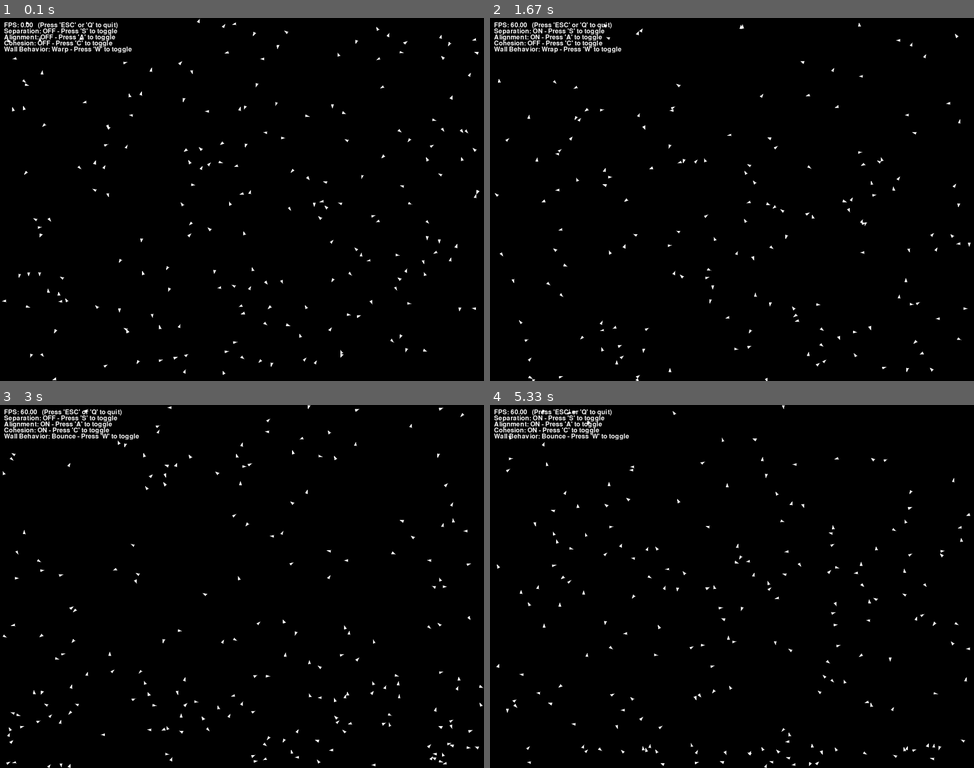
Above: before the commit, frames 1-4 (two rows, left to right).
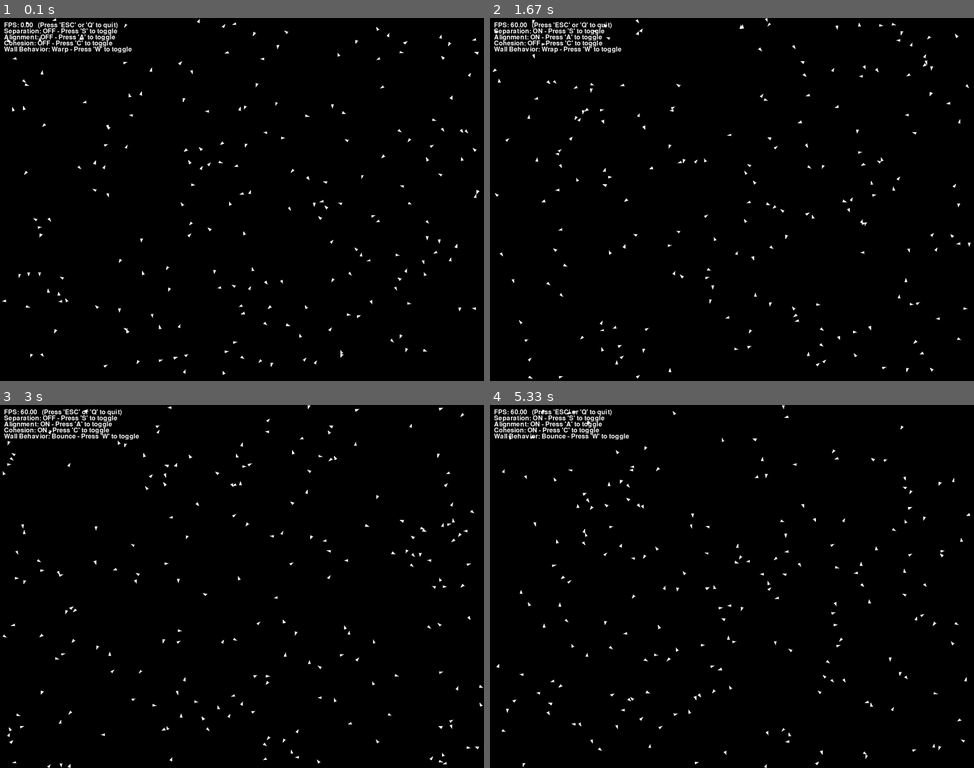
Above: after the commit, the same moments.

Repository: Meaow-09/lab8-pygame
Game: pygame game, started from boids_exam.py
The game is run twice, just before and just after one commit, with the same random seed, the same clock (stepped at 60 frames per second) and the same inputs.
Inputs:
- Up to frame 1 (0.1 s): no input
- Up to frame 2 (1.67 s): hold W 0.33-0.8 s; hold A 0.83-1.37 s; hold S from 1.4 s (still down)
- Up to frame 3 (3 s): release S at 1.7 s; hold A 1.73-2.13 s; tap C at 1.88 s; hold W 2.17-2.53 s; hold S 2.57-2.93 s; hold A from 2.97 s (still down)
- Up to frame 4 (5.33 s): tap C at 3.12, 4.52 s; release A at 3.43 s; hold W 3.47-3.77 s; hold A 3.8-4.33 s; hold S 4.37-4.67 s; hold A 4.7-5.1 s; hold W from 5.13 s (still down)

The runs differ from the first frame. In frame 1, less than 0.1% of the frame differs, in the area x 10-27%, y 0-100%; in frame 2, 0.2%; in frame 3, 0.4%; in frame 4, 0.6%, in the area x 1-100%, y 2-100%.

Commit message:
exam: q12 - boids: separation

Diff:
--- a/boids_exam.py
+++ b/boids_exam.py
@@ -3,6 +3,10 @@
 import math
 from typing import List, Tuple
 
+from scipy.spatial import distance
+
+from main import HEIGHT
+
 
 class Config:
     WIDTH: int = 1200
@@ -21,7 +25,7 @@
     # Separation is the behavior where boids steer away from nearby boids to avoid crowding
     SEPARATION_ON: bool = False  # Toggle separation behavior on/off
     SEPARATION_DISTANCE: int = BOID_SIZE * 15  # Minimum distance to maintain from other boids
-    SEPARATION_STEER_STRENGTH: float = 5 # How strongly boids steer away from neighbors (vector-based)
+    SEPARATION_STEER_STRENGTH: float = 5  # How strongly boids steer away from neighbors (vector-based)
 
     # Alignment is the behavior where boids steer toward the average direction of nearby boids
     ALIGNEMENT_ON: bool = False  # Toggle alignment behavior on/off
@@ -37,8 +41,8 @@
     WALL_BEHAVIOR: str = "warp"  # "wrap" or "bounce"
 
 
-
 config = Config()
+
 
 # Main Boid class representing each boid in the simulation
 class Boid:
@@ -50,12 +54,10 @@
         self.vx: float = self.speed * math.cos(angle)
         self.vy: float = self.speed * math.sin(angle)
 
-
     # TODO: Implement speed clamping to ensure boids don't exceed max speed
     def _clampSpeed(self) -> None:
         pass
 
-    # TODO: Implement Screen Wrapping
     # Screen wrapping: if a boid goes off one edge of the screen,
     # it should reappear on the opposite edge
     def _screen_wrap(self) -> None:
@@ -63,10 +65,11 @@
             self.x = config.WIDTH - config.BOID_SIZE
         elif self.x > config.WIDTH - config.BOID_SIZE:
             self.x = config.BOID_SIZE
+
         if self.y < config.BOID_SIZE:
             self.y = config.HEIGHT - config.BOID_SIZE
         elif self.y > config.HEIGHT - config.BOID_SIZE:
-            self.Y = config.BOID_SIZE
+            self.y = config.BOID_SIZE
 
     # Default wall behavior is bounce: if a boid hits the edge of the screen,
     # it should bounce back in the opposite direction
@@ -78,15 +81,13 @@
             self.vy = -self.vy
             self.y = max(config.BOID_SIZE, min(self.y, config.HEIGHT - config.BOID_SIZE))
 
-    # TODO: Implement Random Steering of the velocity vector to create more natural movement
     def _random_steer(self, spread: float = 0.2) -> None:
         # # Randomly steer a bit to create more natural movement
         angle: float = math.atan2(self.vy, self.vx)
-        angle += random.random() * random.randint(-1,1) * spread
+        angle += random.random() * random.randint(-1, 1) * spread
         # angle += random.randint(-1,1) * spread
         self.vx: float = self.speed * math.cos(angle)
         self.vy: float = self.speed * math.sin(angle)
-
 
     # TODO: Implement the three main boid behaviors: separation, alignment, and cohesion
 
@@ -96,7 +97,17 @@
     # inversely proportional to the distance.
     # Then sum these vectors to get the overall separation steering force.
     def _separation(self, boids: List['Boid']) -> pygame.Vector2:
-        steer : pygame.Vector2 = pygame.Vector2(0, 0)
+        distance = 50
+        for other in boids:
+            dx = self.x - other.x
+            dy = self.y - other.y
+            distance_b = (dx ** 2 + dy ** 2) ** 0.5
+            if distance_b < distance:
+                distance = distance_b
+
+
+        steer: pygame.Vector2 = pygame.Vector2(dx, dy)
+
         return steer
 
     # Alignment: steer toward the average direction of nearby boids:
@@ -105,7 +116,7 @@
     # Then divide by the number of nearby boids to get the average velocity,
     # and subtract the current boid's velocity to get the alignment steering force.
     def _alignment(self, boids: List['Boid']) -> pygame.Vector2:
-        steer : pygame.Vector2 = pygame.Vector2(0, 0)
+        steer: pygame.Vector2 = pygame.Vector2(0, 0)
         return steer
 
     # Cohesion: steer toward the average position of nearby boids:
@@ -114,9 +125,8 @@
     # Then divide by the number of nearby boids to get the average position,
     # and subtract the current boid's position to get the cohesion steering force.
     def _cohesion(self, boids: List['Boid']) -> pygame.Vector2:
-        steer : pygame.Vector2 = pygame.Vector2(0, 0)
+        steer: pygame.Vector2 = pygame.Vector2(0, 0)
         return steer
-
 
     # TODO: Use _random_steer, _separation, _alignment and _cohesion in update()
     def update(self, boids: List['Boid'], dt: int) -> None:
@@ -143,17 +153,19 @@
         else:
             self._screen_wrap()
 
-
     # Draw boid as a triangle pointing in the direction of velocity
     def draw(self, screen: pygame.Surface) -> None:
         arrow_spread_angle: float = 2.5  # Radians between the two back points of the triangle
         angle: float = math.atan2(self.vy, self.vx)
         points: List[Tuple[float, float]] = [
             (self.x + math.cos(angle) * config.BOID_SIZE, self.y + math.sin(angle) * config.BOID_SIZE),
-            (self.x + math.cos(angle + arrow_spread_angle) * config.BOID_SIZE, self.y + math.sin(angle + arrow_spread_angle) * config.BOID_SIZE),
-            (self.x + math.cos(angle - arrow_spread_angle) * config.BOID_SIZE, self.y + math.sin(angle - arrow_spread_angle) * config.BOID_SIZE),
+            (self.x + math.cos(angle + arrow_spread_angle) * config.BOID_SIZE,
+             self.y + math.sin(angle + arrow_spread_angle) * config.BOID_SIZE),
+            (self.x + math.cos(angle - arrow_spread_angle) * config.BOID_SIZE,
+             self.y + math.sin(angle - arrow_spread_angle) * config.BOID_SIZE),
         ]
         pygame.draw.polygon(screen, (255, 255, 255), points)
+
 
 # Draw HUD (Heads Up Display) with FPS and behavior statuses
 def draw_hud(screen: pygame.Surface, font: pygame.font.Font, config: Config, fps: float) -> None:
@@ -177,7 +189,6 @@
 
 # Main function to run the simulation
 def run_simulation() -> None:
-
     # Initialize Pygame and create screen, clock, and font
     pygame.init()
     screen: pygame.Surface = pygame.display.set_mode((Config.WIDTH, Config.HEIGHT))
@@ -191,7 +202,7 @@
     running: bool = True
     while running:
         dt: int = clock.tick(60)  # Elapsed time in milliseconds since last frame
-        fps: float = clock.get_fps() # Current frames per second
+        fps: float = clock.get_fps()  # Current frames per second
 
         # Screen clearing
         screen.fill((0, 0, 0))
@@ -223,6 +234,7 @@
 
     pygame.quit()
 
+
 # Main entry point to run the simulation
 if __name__ == "__main__":
     run_simulation()
